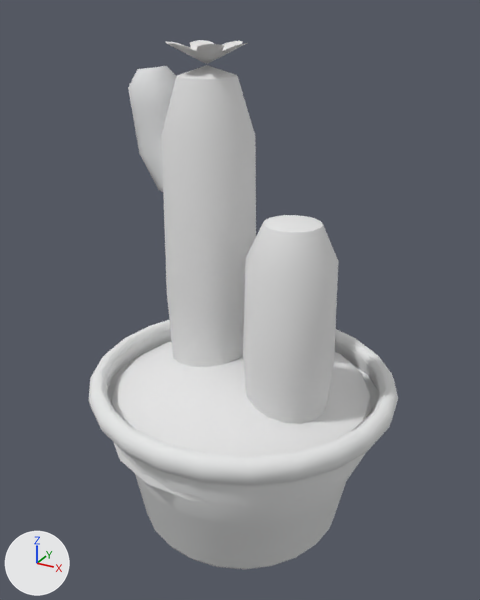
The glTF model assets/models/templates/furniture/plant_cactus.glb: old version first, new version second.
Rendered twice from a 50 mm camera at (0.148, -0.27, 0.264) aimed at (-0.001, 0.001, 0.128). The lights are fixed; the arrows at lower left show +X, +Y and +Z. The picture after the commit comes second. Vertices at exactly the same position are counted once.

Objects in the first picture: 'bloom', 'cactus', 'pot', 'soil'.
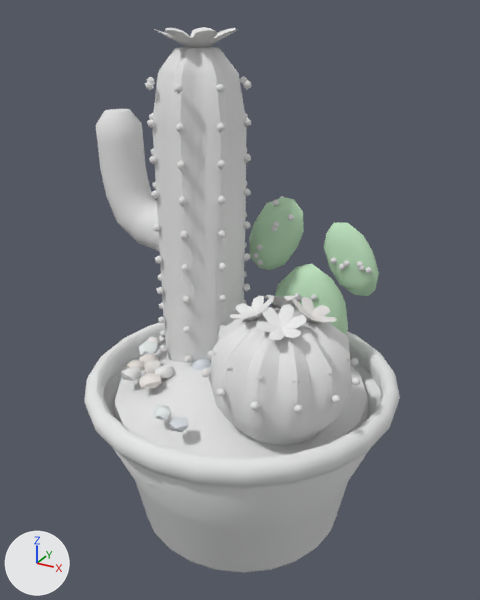
Location of each change, [x1, y1, x2, y2] in pixels of the pictures (480 x 600 px):
'cactus', reshaped (35% wider, 11% taller)
    before: [128, 65, 338, 424]
    after: [95, 47, 379, 445]
'pot', reshaped
    before: [88, 320, 398, 569]
    after: [84, 323, 400, 573]
'bloom', reshaped
    before: [165, 40, 247, 64]
    after: [154, 27, 337, 340]
'spines', added
    after: [145, 76, 372, 413]
'gravel', added
    after: [121, 336, 211, 432]
part 2 of me_kaktus_001, rebuilt
    before: [162, 65, 256, 367]
    after: [152, 47, 247, 363]
part 3 of me_kaktus_001, added
    after: [209, 304, 352, 445]
part 4 of me_kaktus_001, added
    after: [95, 109, 160, 251]
part 5 of me_kaktus_001, added
    after: [273, 263, 348, 335]
part 6 of me_kaktus_001, added
    after: [249, 197, 304, 270]
part 7 of me_kaktus_001, added
    after: [324, 222, 379, 296]
part 8 of me_kaktus_001, deleted
    before: [243, 215, 338, 424]
part 9 of me_kaktus_001, deleted
    before: [128, 66, 176, 192]
part 10 of me_blüte_001, rebuilt
    before: [165, 40, 247, 64]
    after: [154, 27, 238, 48]
part 11 of me_blüte_001, added
    after: [292, 297, 337, 323]
part 12 of me_blüte_001, added
    after: [262, 295, 303, 308]
part 13 of me_blüte_001, added
    after: [229, 296, 274, 320]
part 14 of me_blüte_001, added
    after: [256, 304, 306, 340]

The change, as a list of edits to the scene's bpy script:
```text
Add mat_gravel:
    mat_gravel = bpy.data.materials.new('gravel')
    # nodes: BsdfPrincipled, Mix, OutputMaterial, VertexColor
    # colours: white #e7e7e7, mixed with the vertex colours
Add mat_spines:
    mat_spines = bpy.data.materials.new('spines')
    # nodes: BsdfPrincipled, Mix, OutputMaterial, VertexColor
    # colours: white #e7e7e7, mixed with the vertex colours
Change me_topf_001:
    remove me_topf_001.from_pydata(...)  # 482 vertices, 960 faces; spans x -0.081..0.083, y -0.08..0.08, z 0.0..0.089
    add me_topf_001.from_pydata(...)  # 482 vertices, 960 faces; spans x -0.081..0.083, y -0.082..0.081, z -0.001..0.089
    me_topf_001 part 1: the whole mesh is multiplied about its middle by the matrix ((1.0, 0.012, -0.011), (0.009, 1.023, -0.005), (-0.004, 0.008, 1.011))
Change me_kaktus_001:
    remove me_kaktus_001.from_pydata(...)  # 278 vertices, 540 faces; spans x -0.066..0.054, y -0.032..0.061, z 0.079..0.239
    add me_kaktus_001.from_pydata(...)  # 682 vertices, 1340 faces; spans x -0.09..0.067, y -0.055..0.042, z 0.075..0.248
    me_kaktus_001 part 2: the loose piece of 66 vertices spanning x -0.047..0.001, y -0.014..0.034, z 0.079..0.239 is rebuilt with 194 vertices and now spans x -0.052..-0.005, y -0.013..0.033, z 0.078..0.248
    me_kaktus_001 part 3: a new loose piece of 242 vertices spanning x 0.0..0.067, y -0.055..0.012, z 0.082..0.137, in mat_cactus
    me_kaktus_001 part 4: a new loose piece of 120 vertices spanning x -0.09..-0.032, y -0.002..0.022, z 0.141..0.215, in mat_cactus
    me_kaktus_001 part 5: a new loose piece of 42 vertices spanning x 0.002..0.045, y 0.026..0.042, z 0.075..0.141, in mat_cactus
    me_kaktus_001 part 6: a new loose piece of 42 vertices spanning x -0.014..0.018, y 0.03..0.041, z 0.132..0.174, in mat_cactus
    me_kaktus_001 part 7: a new loose piece of 42 vertices spanning x 0.031..0.06, y 0.027..0.037, z 0.13..0.167, in mat_cactus
    me_kaktus_001 part 8: 132 vertices removed from x -0.024..0.054, y -0.032..0.061, z 0.079..0.179
    me_kaktus_001 part 9: 80 vertices removed from x -0.066..-0.013, y -0.004..0.022, z 0.167..0.238
Change me_blüte_001:
    remove me_blüte_001.from_pydata(...)  # 76 vertices, 144 faces; spans x -0.0424..0.0175, y -0.0106..0.0498, z 0.1398..0.2493
    add me_blüte_001.from_pydata(...)  # 148 vertices, 276 faces; spans x -0.0477..0.0564, y -0.0445..0.0287, z 0.1335..0.2549
    me_blüte_001 part 10: the loose piece of 38 vertices spanning x -0.0424..-0.0027, y -0.0106..0.0273, z 0.2397..0.2493 is rebuilt with 44 vertices and now spans x -0.0477..-0.0085, y -0.0101..0.0287, z 0.2443..0.2549
    me_blüte_001 part 11: a new loose piece of 26 vertices spanning x 0.0366..0.0564, y -0.0264..-0.0054, z 0.1336..0.1439, in mat_bloom
    me_blüte_001 part 12: a new loose piece of 26 vertices spanning x 0.018..0.0382, y -0.0187..0.0017, z 0.1336..0.1438, in mat_bloom
    me_blüte_001 part 13: a new loose piece of 26 vertices spanning x 0.0107..0.0302, y -0.0378..-0.0161, z 0.1336..0.1438, in mat_bloom
    me_blüte_001 part 14: a new loose piece of 26 vertices spanning x 0.0288..0.0489, y -0.0445..-0.0242, z 0.1335..0.1438, in mat_bloom
    other edits to the shape of me_blüte_001 do not show in these pictures
Add ob_gravel:
    ob_gravel = bpy.data.objects.new('gravel', me_kies_001)  # 408 vertices, 680 faces; spans x -0.0612..0.0559, y -0.0656..0.0583, z 0.0867..0.0952
    ob_gravel.location = (0.0, 0.0, 0.0)
Add ob_spines:
    ob_spines = bpy.data.objects.new('spines', me_dornenpolster_001)  # 2088 vertices, 3480 faces; spans x -0.0548..0.0704, y -0.0581..0.0436, z 0.0849..0.2332
    ob_spines.location = (0.0, 0.0, 0.0)
```
